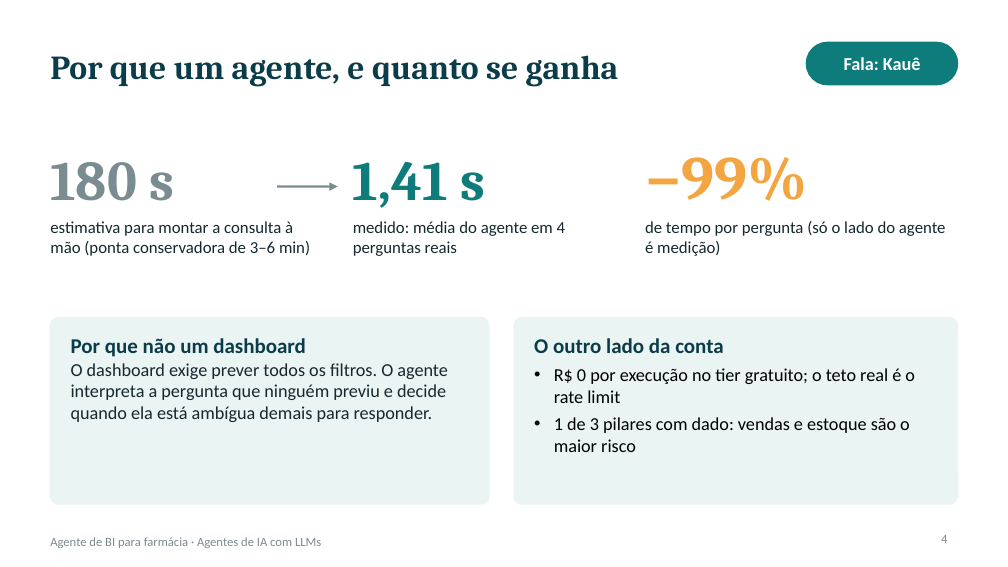
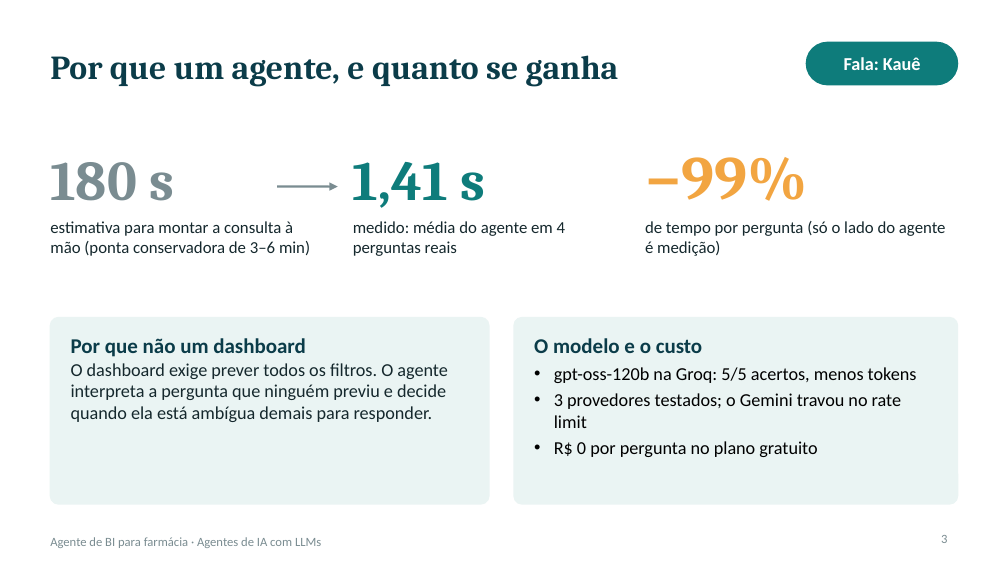
Before and after one commit to Kaue2/senac-agentes-llm-lkfc, a slide deck: slide 3 of apresentacao/apresentacao-agente-bi-farmacia.pptx (slide 4 before the commit). Drawn at 1008x567 pixels with LibreOffice and Linux fonts; fonts in the diff are those of the drawing. Boxes give left, top, right and bottom in pixels: in the first picture for what was removed or moved away, otherwise in the second. Text is boxed around its words. In the diff, an @@ line names an element or a change of style, - is before the commit and + after.

```diff
--- a/apresentacao/apresentacao-agente-bi-farmacia.pptx
+++ b/apresentacao/apresentacao-agente-bi-farmacia.pptx
@@ text at [534, 338, 917, 457]: text changed @@
-O outro lado da conta
-• R$ 0 por execução no tier gratuito; o teto real é o rate limit
-• 1 de 3 pilares com dado: vendas e estoque são o maior risco
+O modelo e o custo
+• gpt-oss-120b na Groq: 5/5 acertos, menos tokens
+• 3 provedores testados; o Gemini travou no rate limit
+• R$ 0 por pergunta no plano gratuito
@@ page number at [941, 535, 947, 543]: text changed @@
-4
+3
```
Also in this commit, not shown: 7 other slides changed, 4 slides added, 9 slides removed, 4 other files.
